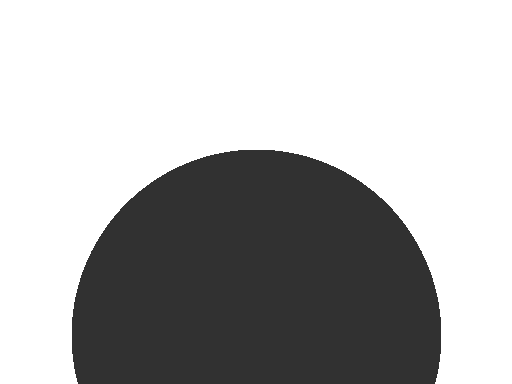
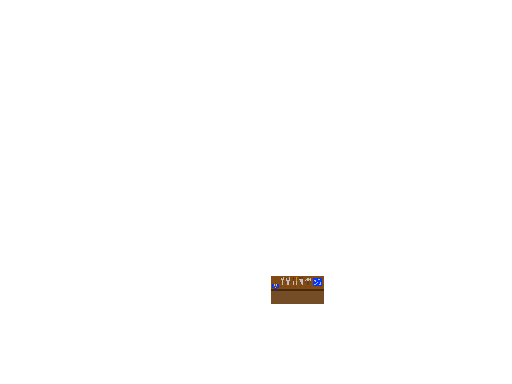
Layer changes from the first 512x384 image to the second:
hid "darkness" over box(72, 150, 441, 384)
showed "energy_rack", painted on it over box(165, 276, 324, 370)
